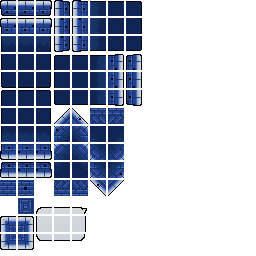
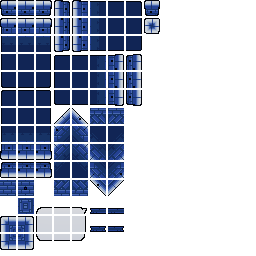
Comparing the layer stacks of the two 256px x 256px images. Changes:
painted on "그룹 2 - 고급 개체 그룹" over bbox(90, 0, 160, 232)
